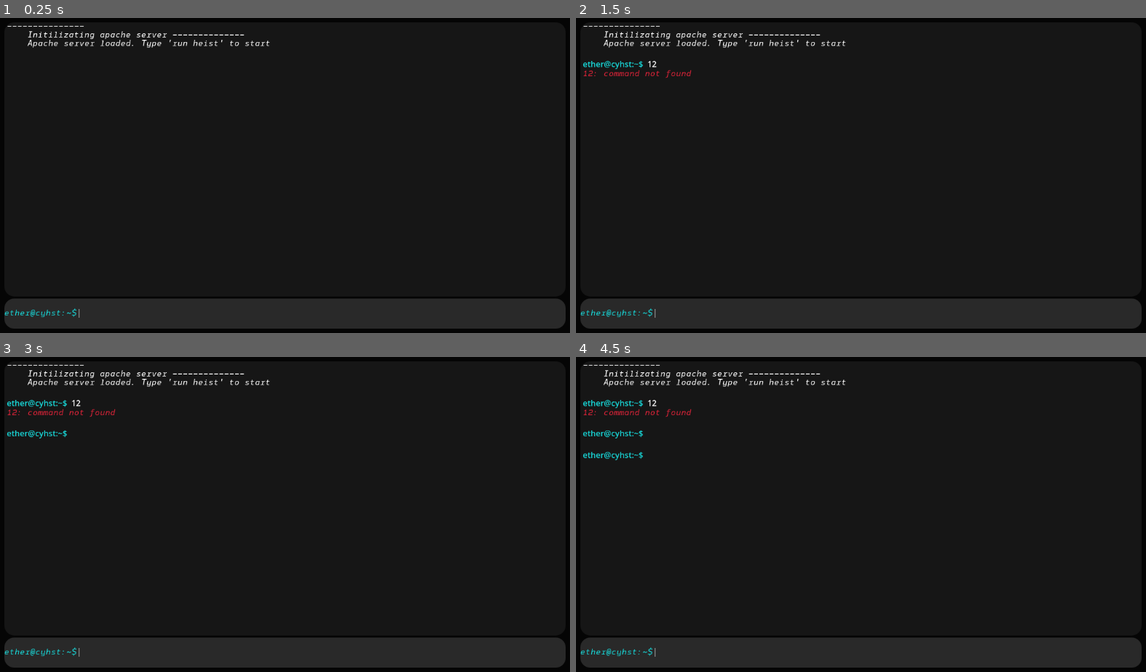
Above: before the commit, frames 1-4 (two rows, left to right).
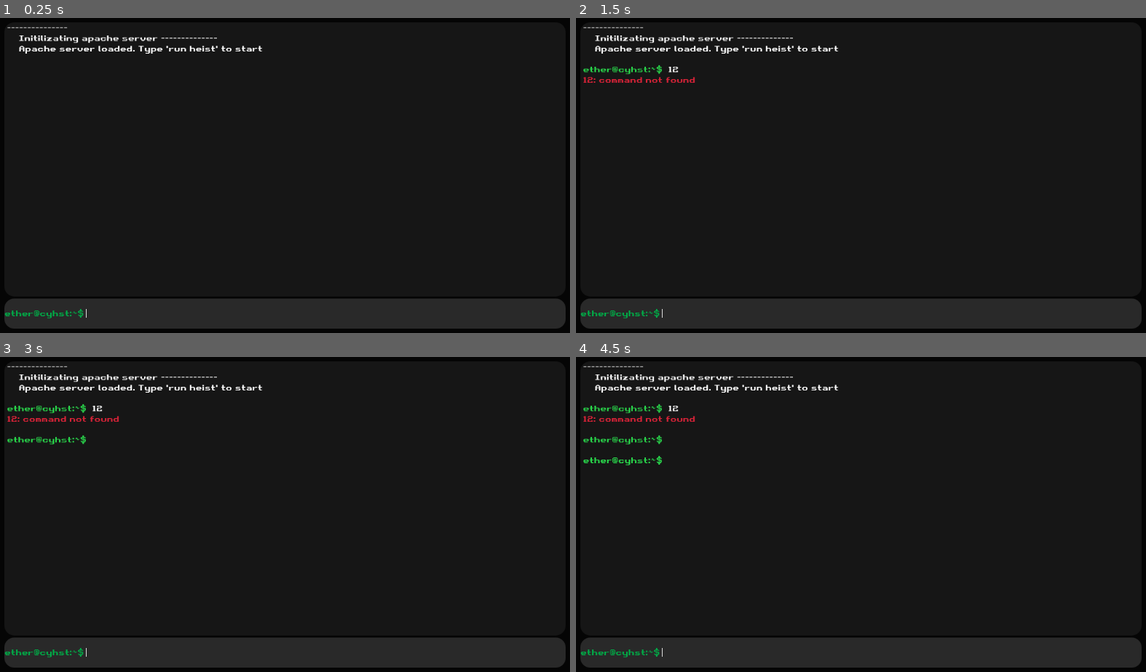
Above: after the commit, the same moments.

Repository: J-Povea21/CyberHeist-GovermentEdition
Game: Godot game, scene res://game.tscn
Same seed, same stepped clock (60 frames per second), same inputs: the game is played once before the commit and once after it. The project has no main scene, so this scene is started directly.
Inputs (mouse positions are in pixels of both pictures, inside the frame that each line leads up to):
- Up to frame 1 (0.25 s): no input
- Up to frame 2 (1.5 s): click (900, 314) at 0.52 s; type "12" at 0.6 s; tap Enter at 1.25 s
- Up to frame 3 (3 s): tap Space at 2 s; tap Enter at 2.75 s
- Up to frame 4 (4.5 s): tap Space at 3.5 s; tap Enter at 4.25 s

The runs differ from the first frame. In frame 1, 1.4% of the frame differs, in the area x 0-48%, y 2-96%; in frame 2, 2.0%; in frame 3, 2.3%; in frame 4, 2.5%.
Error before the commit: Invalid access of index '0' on a base object of type: 'PackedStringArray'. (res://scripts/CommandProcessor.gd:16)
Error after the commit: Invalid access of index '0' on a base object of type: 'PackedStringArray'. (res://scripts/CommandProcessor.gd:19)

Commit message:
I changed the system color in console. I also added a new response to the run server command

Diff:
--- a/CyberHeist/commands_responses.tscn
+++ b/CyberHeist/commands_responses.tscn
@@ -1,7 +1,7 @@
 [gd_scene load_steps=3 format=3 uid="uid://cjbhb5j7ckvx5"]
 
-[ext_resource type="FontFile" uid="uid://2geulghbls3o" path="res://fonts/syke-mono-italic.otf" id="1_fi6lc"]
 [ext_resource type="Script" path="res://scripts/commands_responses.gd" id="1_s8q1y"]
+[ext_resource type="FontFile" uid="uid://pdioo34qexc8" path="res://fonts/Retro Gaming.ttf" id="2_yfaw0"]
 
 [node name="CommandsResponses" type="MarginContainer"]
 anchors_preset = 15
@@ -19,6 +19,7 @@
 
 [node name="CommandHistory" type="RichTextLabel" parent="Rows"]
 layout_mode = 2
+theme_override_fonts/normal_font = ExtResource("2_yfaw0")
 bbcode_enabled = true
 text = "ether@cyhst:~$ Here will go the command the user sent"
 fit_content = true
@@ -26,7 +27,7 @@
 
 [node name="Response" type="RichTextLabel" parent="Rows"]
 layout_mode = 2
-theme_override_fonts/normal_font = ExtResource("1_fi6lc")
+theme_override_fonts/normal_font = ExtResource("2_yfaw0")
 bbcode_enabled = true
 text = "Default text"
 fit_content = true
--- a/CyberHeist/game.tscn
+++ b/CyberHeist/game.tscn
@@ -1,10 +1,11 @@
-[gd_scene load_steps=12 format=3 uid="uid://bo16o4qfes48i"]
+[gd_scene load_steps=13 format=3 uid="uid://bo16o4qfes48i"]
 
 [ext_resource type="Script" path="res://scripts/InputLine.gd" id="1_j70r2"]
 [ext_resource type="Script" path="res://scripts/game.gd" id="1_rqn27"]
-[ext_resource type="FontFile" uid="uid://2geulghbls3o" path="res://fonts/syke-mono-italic.otf" id="1_xp3dq"]
 [ext_resource type="Script" path="res://scripts/CommandProcessor.gd" id="2_xhun6"]
 [ext_resource type="Script" path="res://scripts/TerminalInfo.gd" id="3_dyt8s"]
+[ext_resource type="FontFile" uid="uid://pdioo34qexc8" path="res://fonts/Retro Gaming.ttf" id="4_ikmrs"]
+[ext_resource type="FontFile" uid="uid://dng1gh5wqkhof" path="res://fonts/ARCADECLASSIC.TTF" id="4_tqdc5"]
 [ext_resource type="AudioStream" uid="uid://v68p36bnl2cp" path="res://sfx/command_sent.wav" id="5_htroi"]
 
 [sub_resource type="StyleBoxFlat" id="StyleBoxFlat_86mr1"]
@@ -86,14 +87,14 @@
 
 [node name="CMLChar" type="Label" parent="Background/MarginContainer/Rows/InputArea/InputContainer"]
 layout_mode = 2
-theme_override_colors/font_color = Color(0.0941176, 0.847059, 0.85098, 1)
-theme_override_fonts/font = ExtResource("1_xp3dq")
+theme_override_colors/font_color = Color(0, 0.686275, 0.282353, 1)
+theme_override_fonts/font = ExtResource("4_ikmrs")
 text = "ether@cyhst:~$"
 
 [node name="InputLine" type="LineEdit" parent="Background/MarginContainer/Rows/InputArea/InputContainer"]
 layout_mode = 2
 size_flags_horizontal = 3
-theme_override_fonts/font = ExtResource("1_xp3dq")
+theme_override_fonts/font = ExtResource("4_tqdc5")
 theme_override_styles/normal = SubResource("StyleBoxEmpty_35wk5")
 theme_override_styles/focus = SubResource("StyleBoxEmpty_uwxb8")
 max_length = 80
--- a/CyberHeist/project.godot
+++ b/CyberHeist/project.godot
@@ -17,6 +17,7 @@
 [autoload]
 
 Colors="*res://scripts/Colors.gd"
+DataReader="*res://scripts/data_reader.gd"
 
 [rendering]
 
--- a/CyberHeist/scripts/Colors.gd
+++ b/CyberHeist/scripts/Colors.gd
@@ -7,7 +7,7 @@
 	SUCCESS
 }
 
-const _SYSTEM_COLOR = Color("#18D8D9")
+const _SYSTEM_COLOR = Color(Color.WHITE)
 const _ERROR_COLOR = Color("#D92338")
 const _SUCCESS_COLOR = Color("#2ADD4D")
 
--- a/CyberHeist/scripts/CommandProcessor.gd
+++ b/CyberHeist/scripts/CommandProcessor.gd
@@ -4,6 +4,9 @@
 This is the command processor script. Here we manage all the
 commands the player sends
 """
+#This variable is the one we're going to use to check
+# if the server has been started
+var server_started = false
 
 func process_command(input: String) -> String:
 
@@ -29,6 +32,9 @@
 		"help":
 			return Colors.apply_color(help(),
 			Colors.TYPES.SYSTEM)
+		"res":
+			return Colors.apply_color(response(command_action)
+				, Colors.TYPES.SYSTEM)
 		_:
 			return Colors.apply_color(
 			"%s: command not found" % command,
@@ -38,12 +44,22 @@
 func help() -> String:
 	return "List of commands: \n 1. run \n 2. help"
 
+func response(answer: String) -> String:
+	if server_started:
+		if answer.is_empty():
+			return 'Please enter an answer'
+		else:
+			return 'Not empty!'
+	else:
+		return 'The server is not started yet. Run \'run server\' '
+
 func run_file(action: String) -> String:
 	if action.is_empty():
 		return "Usage: run [filename]"
 
 	match action:
-		"heist.x86_64":
-			return "The heist has started"
+		"server":
+			server_started = true
+			return DataReader.messages[action]['message']
 		_:
 			return "run \'%s\': File not found" % action
--- a/CyberHeist/scripts/commands_responses.gd
+++ b/CyberHeist/scripts/commands_responses.gd
@@ -12,7 +12,7 @@
 	else:
 		input_label.text = Colors.apply_color(
 			'ether@cyhst:~$ '
-			,Colors.TYPES.SYSTEM) \
+			,Colors.TYPES.SUCCESS) \
 			+ input
 
 	response_label.text = response
--- a/CyberHeist/scripts/game.gd
+++ b/CyberHeist/scripts/game.gd
@@ -10,7 +10,6 @@
 @onready var terminal= $Background/MarginContainer/Rows/TerminalInfo
 
 func _ready() -> void:
-
 	terminal.create_response("---------------
 	Initilizating apache server --------------
 	Apache server loaded. Type 'run heist' to start")
